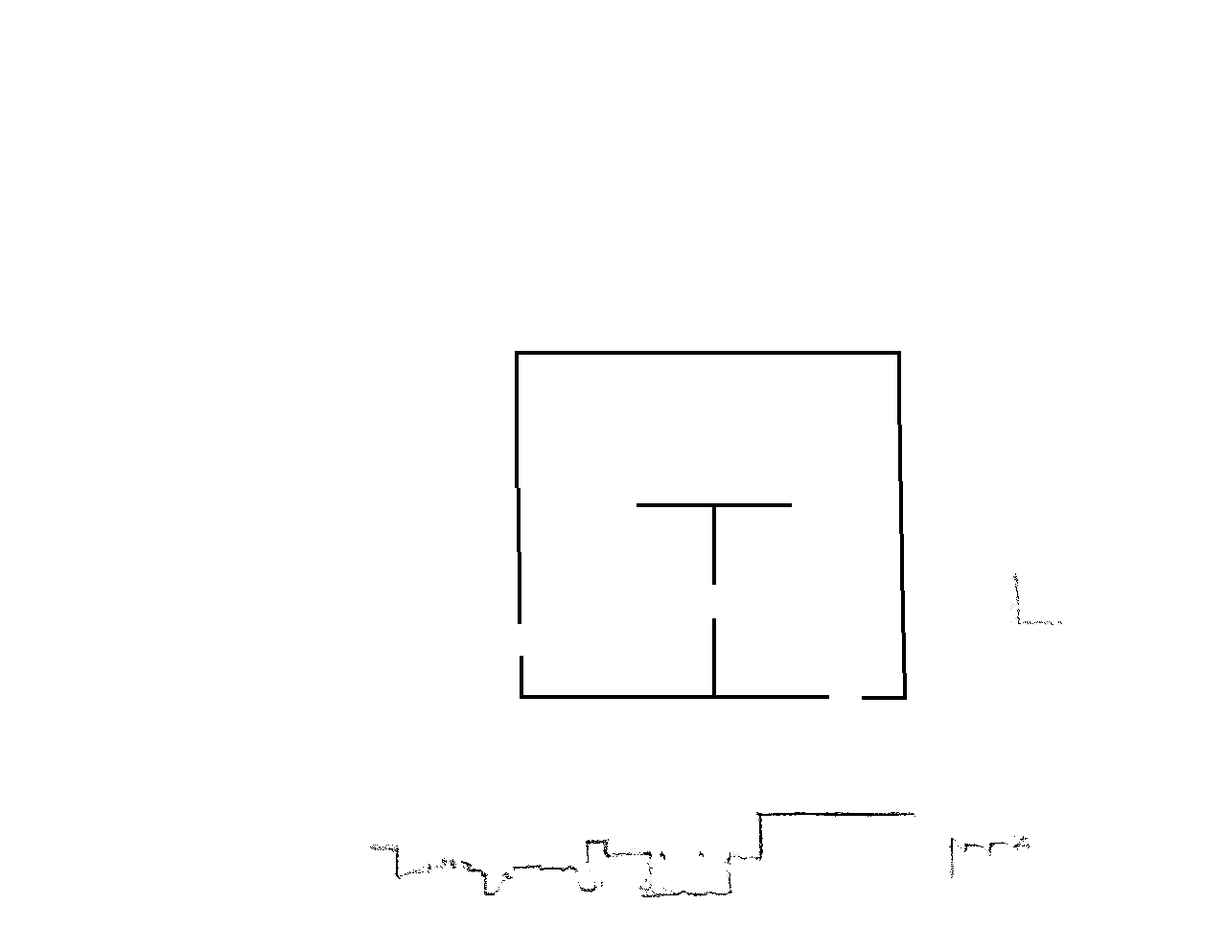
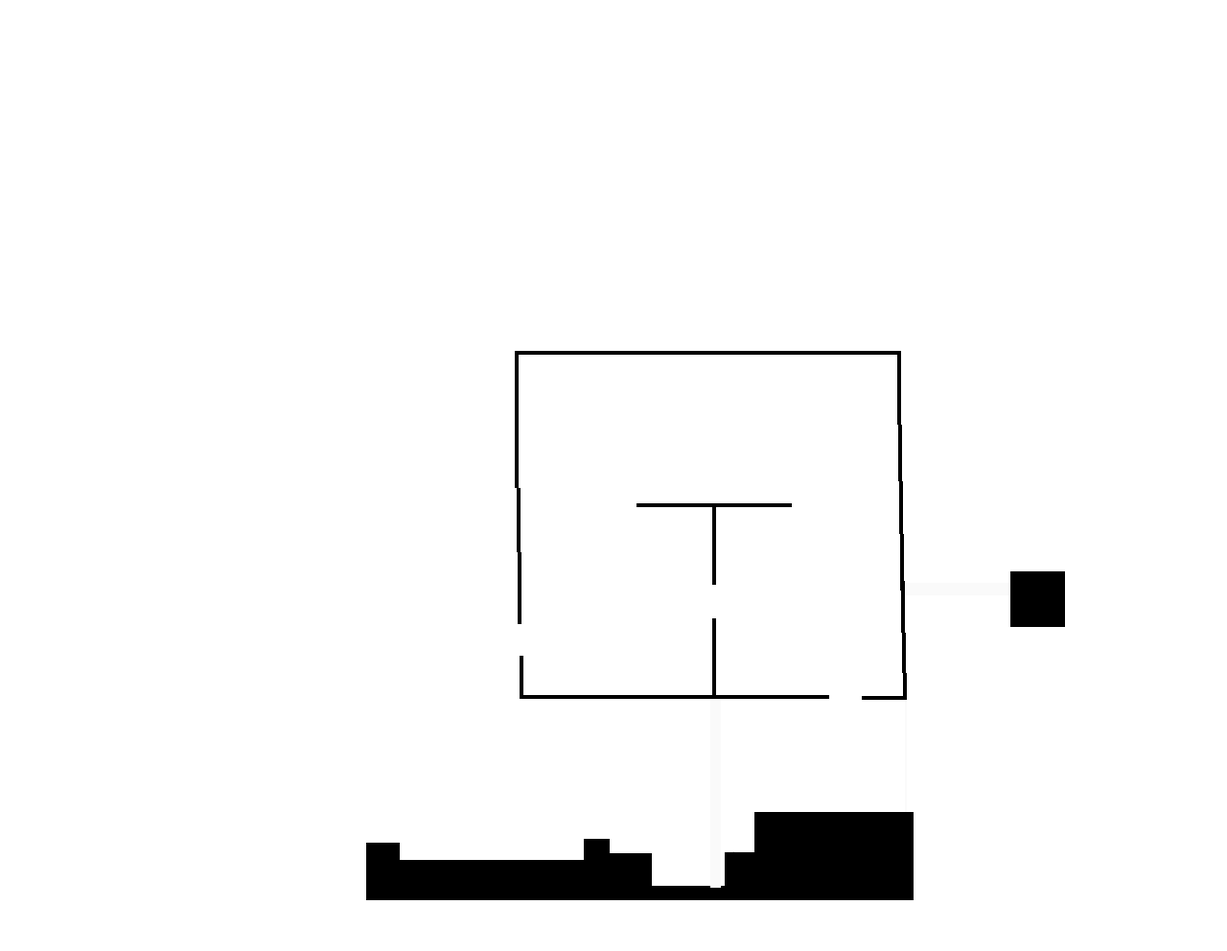
Layered file, before and after one edit (1227x951). Changes by layer:
painted on "rgo2017large.pgm" over [366, 571, 1066, 901]
